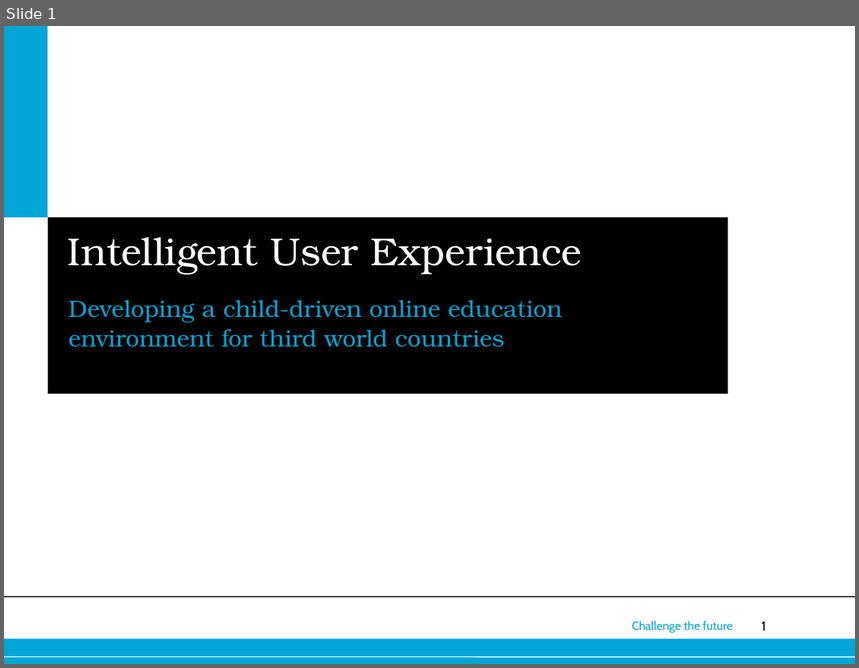
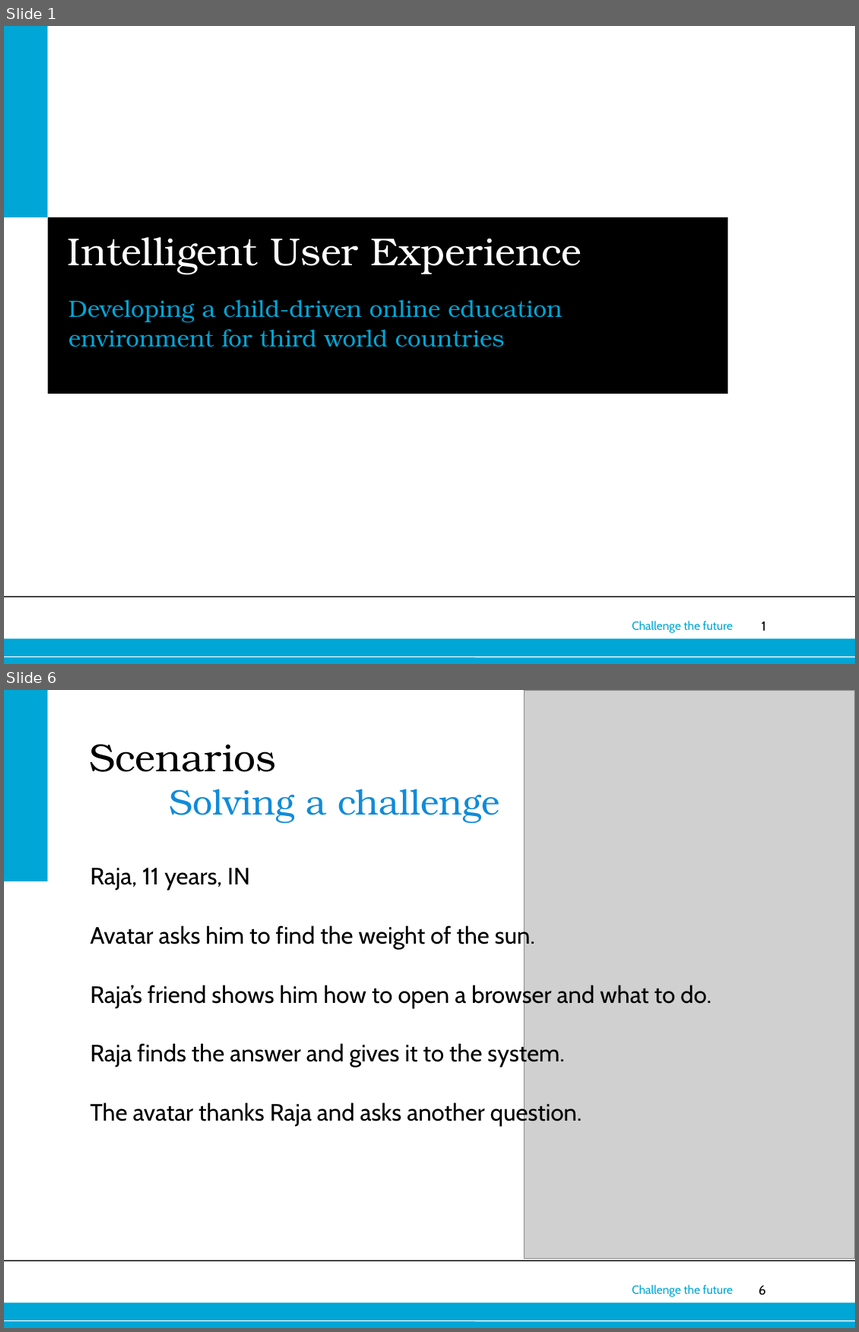
Before and after one commit to dzzh/IN4179-IUXE, a slide deck: Presentations/final presentation.ppt. Shown one above the other, each under a label of ours: slide 1 before the commit, slides 1 and 6 after it; the slides between them are not shown. The pictures are 859x668 and 859x1332 pixels, drawn with LibreOffice and Linux fonts; fonts in the diff are those of the drawing; grey boxes stand for pictures; background and template pictures are left out. Boxes give left, top, right and bottom in pixels: in the first picture for what was removed or moved away, otherwise in the second. Text is boxed around its words. In the diff, an @@ line names an element or a change of style, - is before the commit and + after.

```diff
--- a/Presentations/final presentation.ppt
+++ b/Presentations/final presentation.ppt
@@ slide 6 added at <box>4,690,855,1328</box>, background #FFFFFF; not listed: 5 template elements that a slide beside it also shows @@
@@ rectangle added at <box>4,690,47,882</box>, fill #00A6D6 @@
@@ picture added at <box>524,690,855,1258</box> @@
@@ title added at <box>89,744,500,822</box>, 30 pt, text #108BD9 @@
+Scenarios
+Solving a challenge
@@ text added at <box>90,868,712,1127</box>, 20 pt, text #000000 @@
+Raja, 11 years, IN
+Avatar asks him to find the weight of the sun.
+Raja’s friend shows him how to open a browser and what to do.
+Raja finds the answer and gives it to the system.
+The avatar thanks Raja and asks another question.
```
Also in this commit, not shown: 14 other slides added, 6 slides removed, 1 other file.
